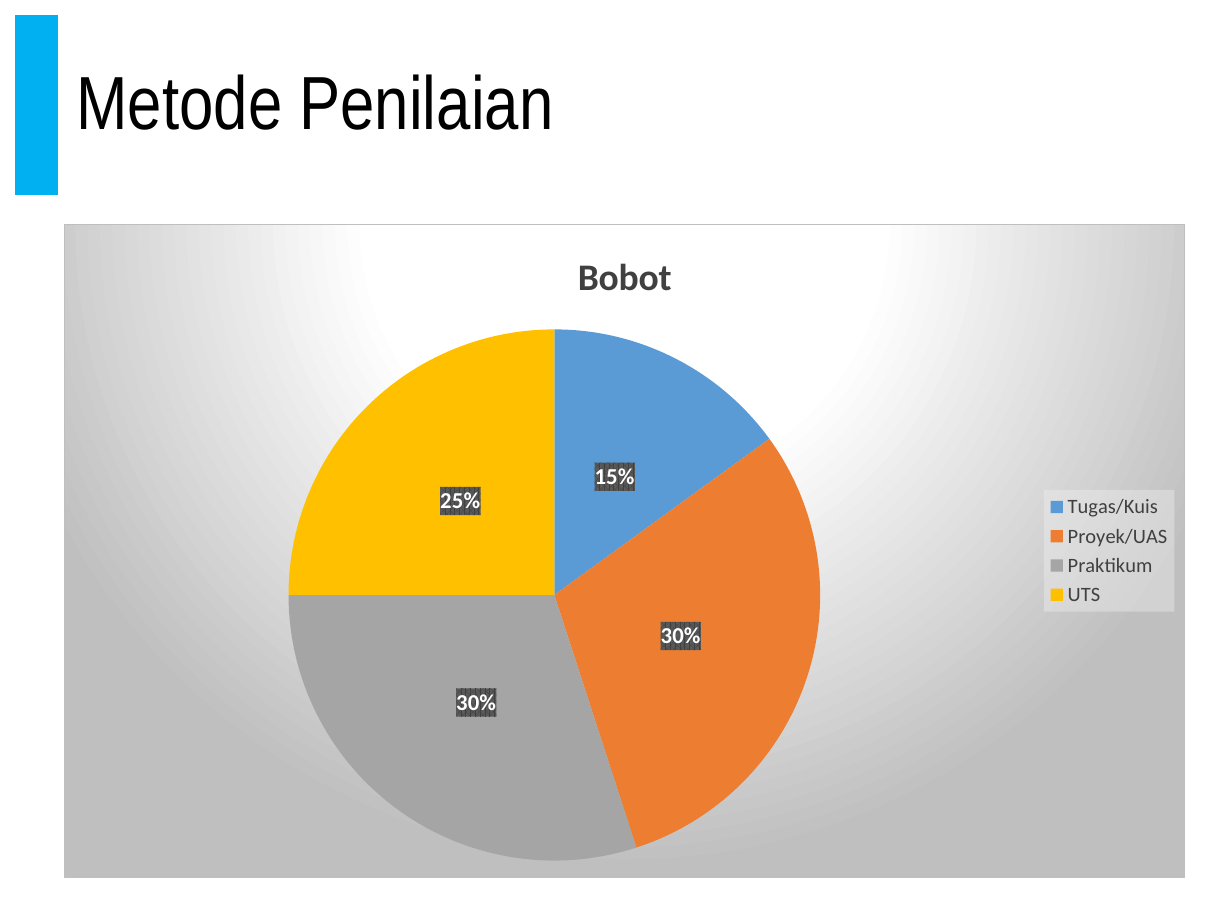
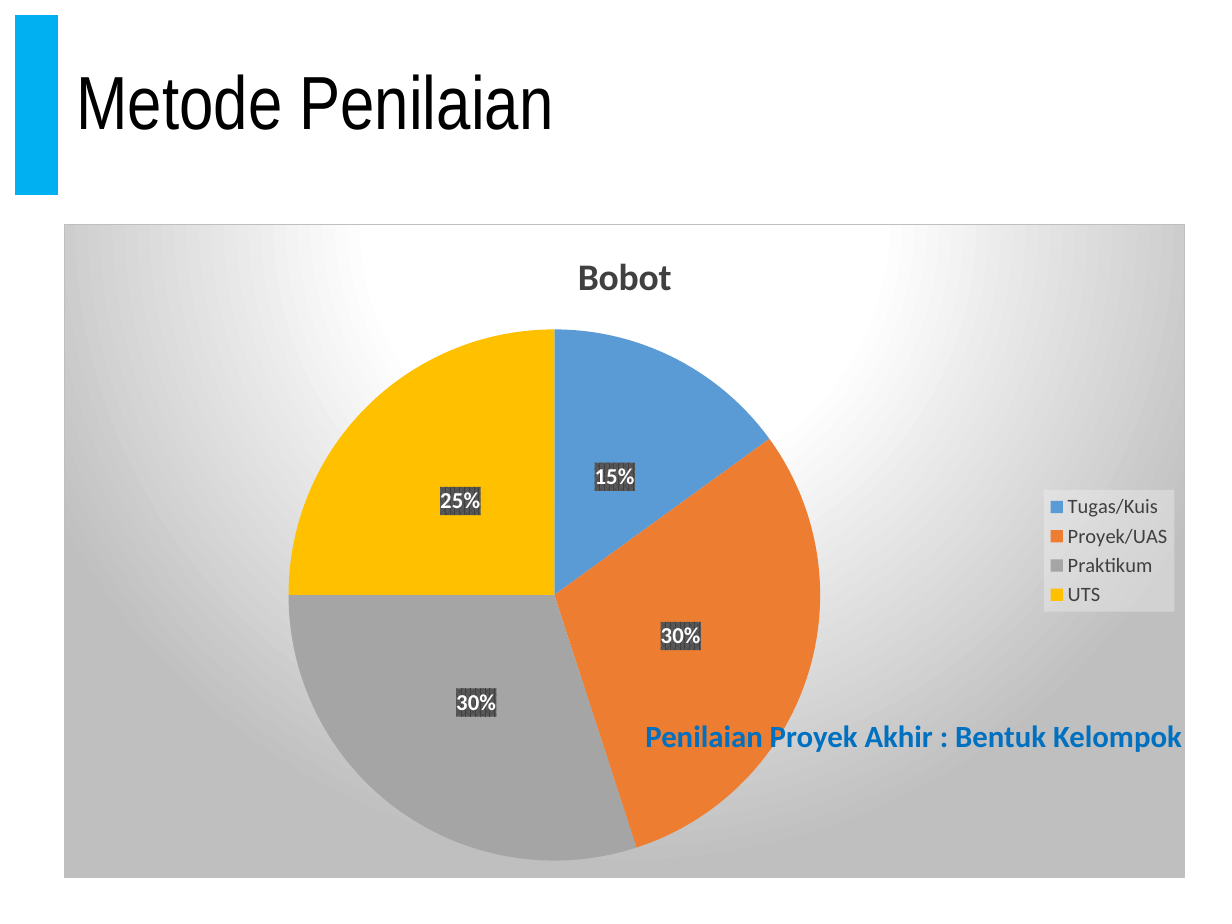
Before and after one commit to doniaft/Sistem-Manajemen-Basis-Data, a slide deck: slide 78 of 1. Bahan Ajar/01. SMBD - Pendahuluan.pptx. Drawn at 1232x924 pixels with LibreOffice and Linux fonts; fonts in the diff are those of the drawing. Boxes give left, top, right and bottom in pixels: in the first picture for what was removed or moved away, otherwise in the second. Text is boxed around its words. In the diff, an @@ line names an element or a change of style, - is before the commit and + after.

```diff
--- a/1. Bahan Ajar/01. SMBD - Pendahuluan.pptx
+++ b/1. Bahan Ajar/01. SMBD - Pendahuluan.pptx
@@ text added at <box>645,721,1182,752</box>, 18 pt, text #0070C0, bold @@
+Penilaian Proyek Akhir : Bentuk Kelompok
```
Also in this commit, not shown: 4 other slides changed, 1 other file.
